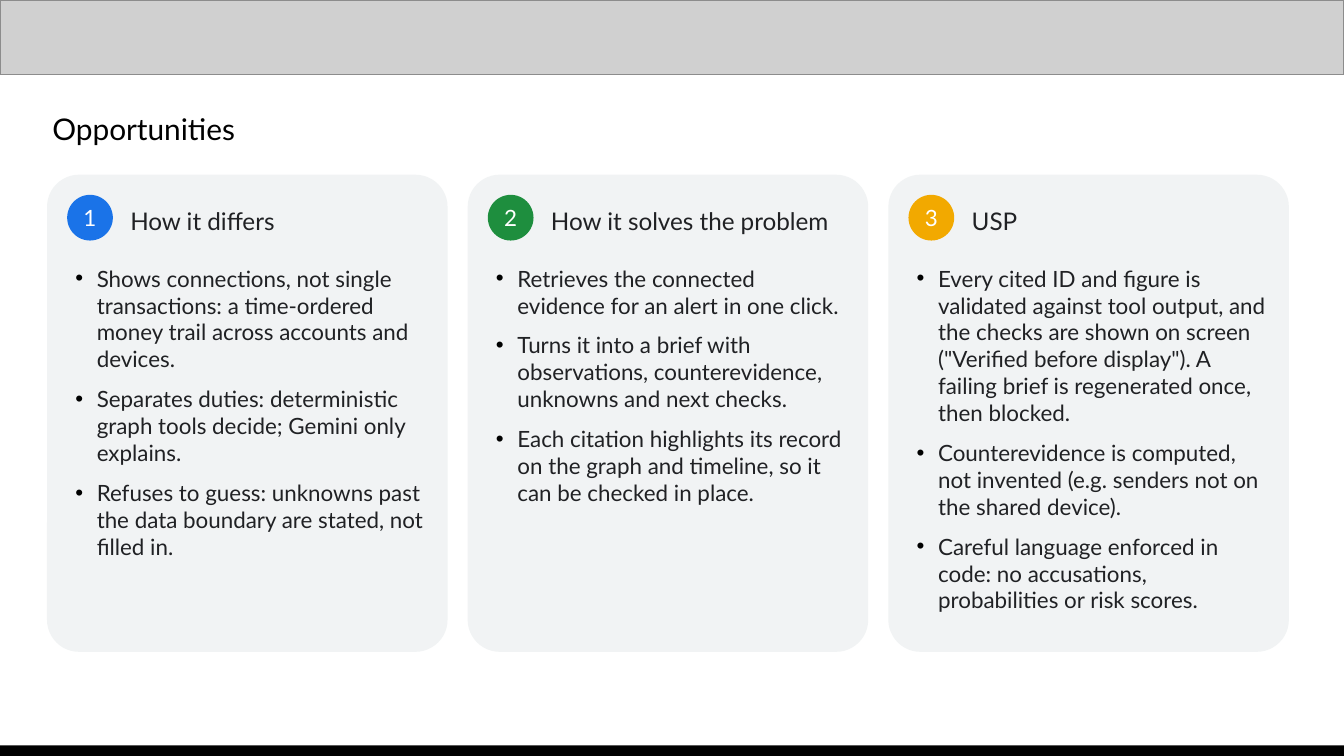
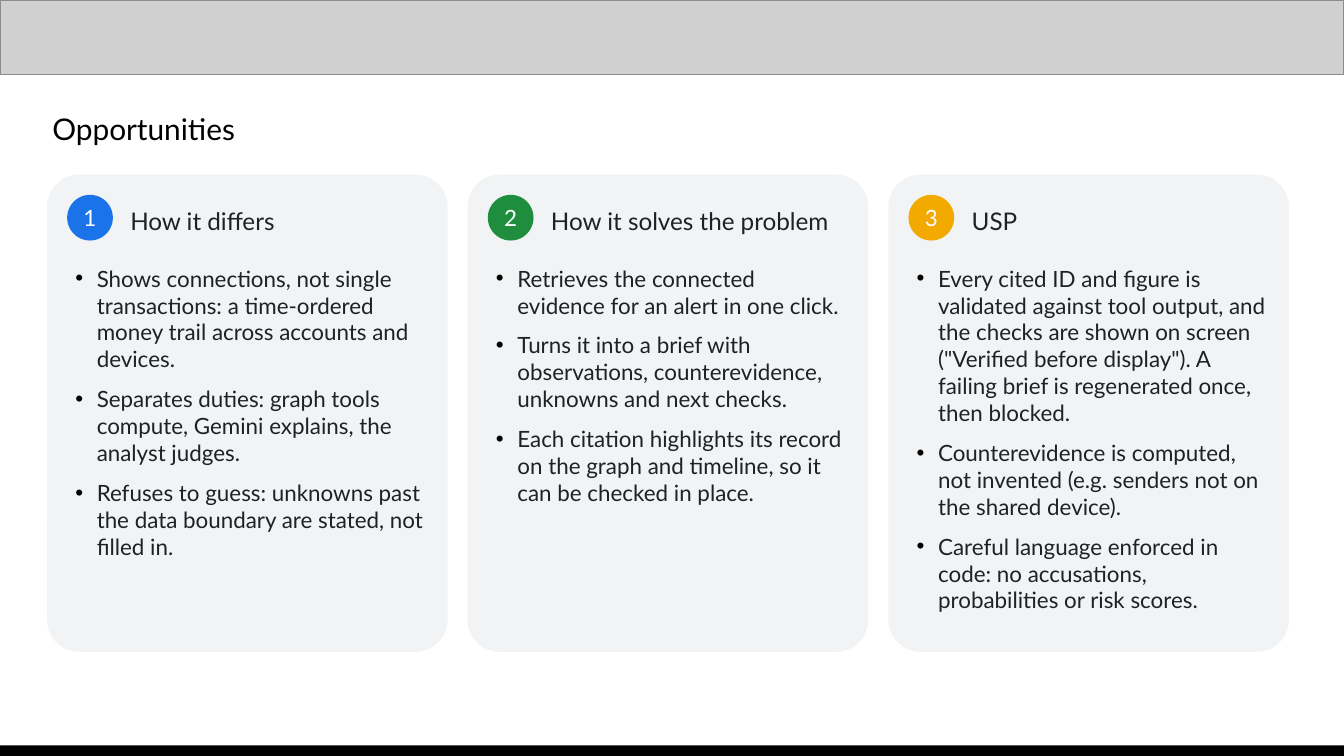
Before and after one commit to shieryl-ryle/traceguard, a slide deck: slide 3 of submission/TraceGuard-proposal.pptx. Drawn at 1344x756 pixels with LibreOffice and Linux fonts; fonts in the diff are those of the drawing; grey boxes stand for pictures. Boxes give left, top, right and bottom in pixels: in the first picture for what was removed or moved away, otherwise in the second. Text is boxed around its words. In the diff, an @@ line names an element or a change of style, - is before the commit and + after.

Commit message:
docs(TASK-007): polish the proposal deck for submission
- slide 13: real demo video link (public Drive file) and the portal's "3–4 Minutes" label
- slide 3: "graph tools compute, Gemini explains, the analyst judges" (matches the video)
- slides 8 and 11: one measured latency, 3–9 s at LOW thinking
- slide 7: Google Cloud, Gemini and Vertex AI marks on the architecture
- slide 10: follow-up refusal retaken on C-3, where A-22 actually appears
- slide 2: in -> out -> decision strip; slide 15 closes on the product promise and links
- checklist and screenshot provenance updated; deck passes package validation

```diff
--- a/submission/TraceGuard-proposal.pptx
+++ b/submission/TraceGuard-proposal.pptx
@@ text at (97, 390, 391, 465): text changed @@
-• Separates duties: deterministic graph tools decide; Gemini only explains.
+• Separates duties: graph tools compute, Gemini explains, the analyst judges.
```
Also in this commit, not shown: 6 other slides changed, 1 slide added, 1 slide removed, 7 other files.
